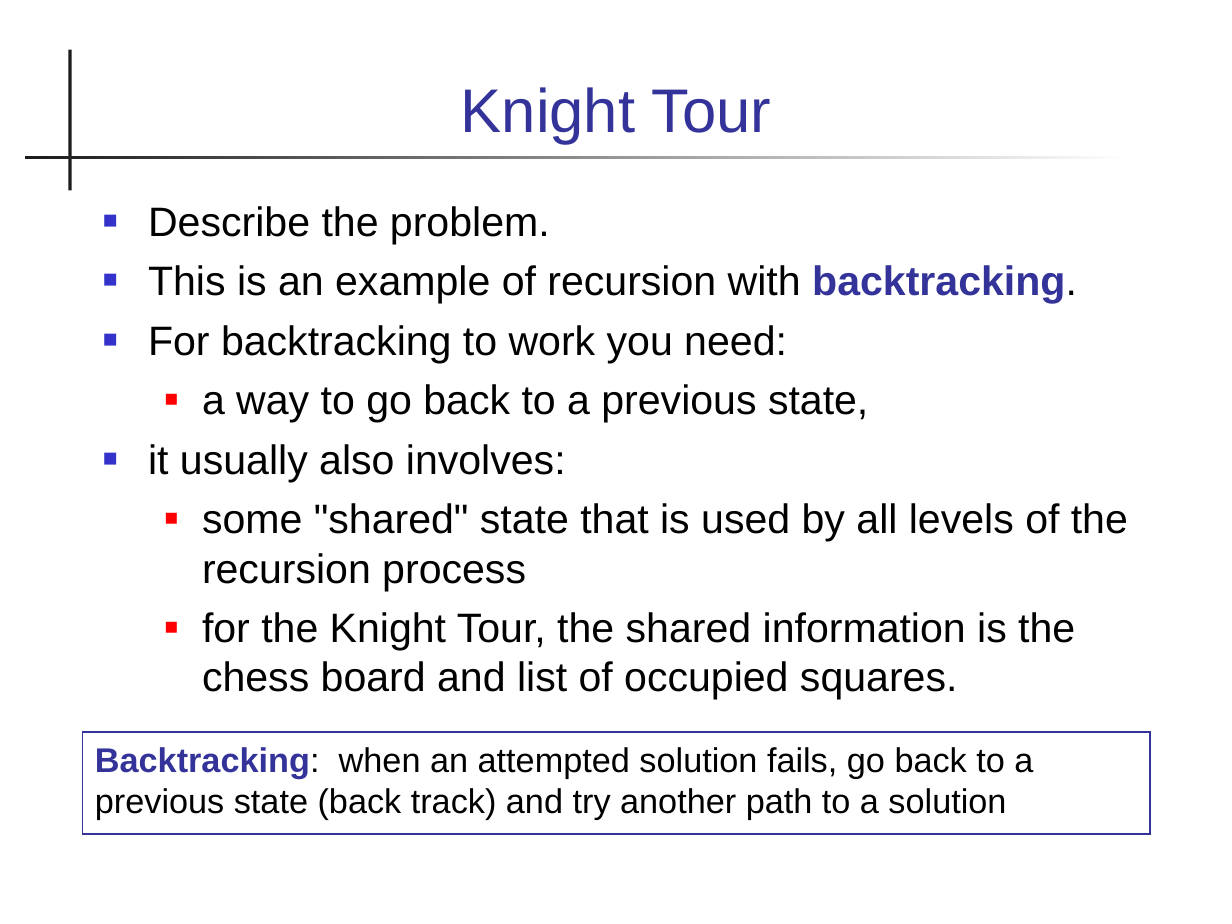
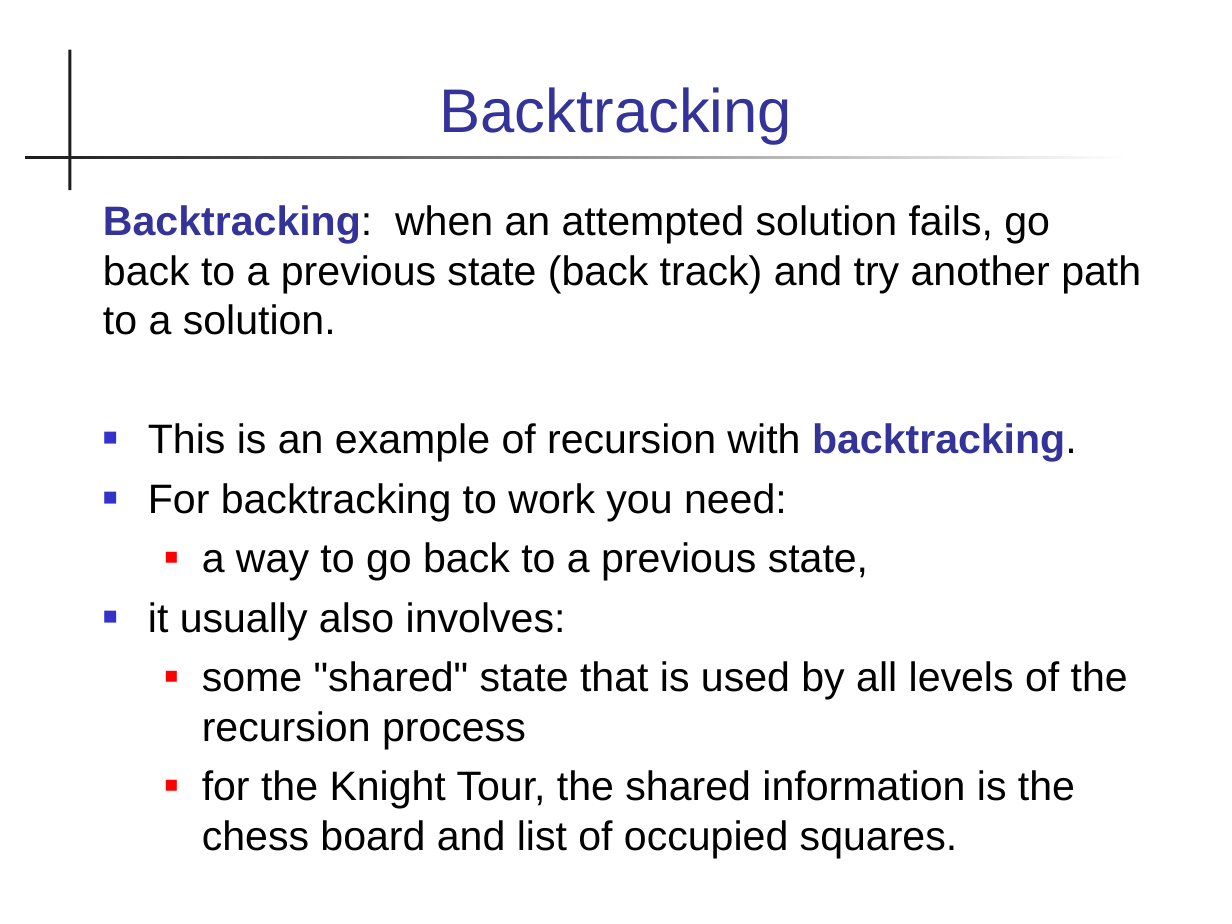
Before and after one commit to skeoop/skeoop.github.io, a slide deck: slide 37 of week8/Recursion.ppt (slide 36 before the commit). Drawn at 1232x924 pixels with LibreOffice and Linux fonts; fonts in the diff are those of the drawing. Boxes give left, top, right and bottom in pixels: in the first picture for what was removed or moved away, otherwise in the second. Text is boxed around its words. In the diff, an @@ line names an element or a change of style, - is before the commit and + after.

Commit message:
update recursion slides

```diff
--- a/week8/Recursion.ppt
+++ b/week8/Recursion.ppt
@@ title at (440,87,792,144): text changed @@
-Knight Tour
+Backtracking
@@ text at (103,205,1141,335): text changed @@
-■ Describe the problem.
+Backtracking: when an attempted solution fails, go back to a previous state (back track) and try another path to a solution.
@@ text at (148,423,1128,858): indent changed @@
@@ rectangle removed at (83,732,1149,834) @@
-Backtracking: when an attempted solution fails, go back to a previous state (back track) and try another path to a solution
```
Also in this commit, not shown: 22 other slides changed, 1 slide added, 4 other files.
